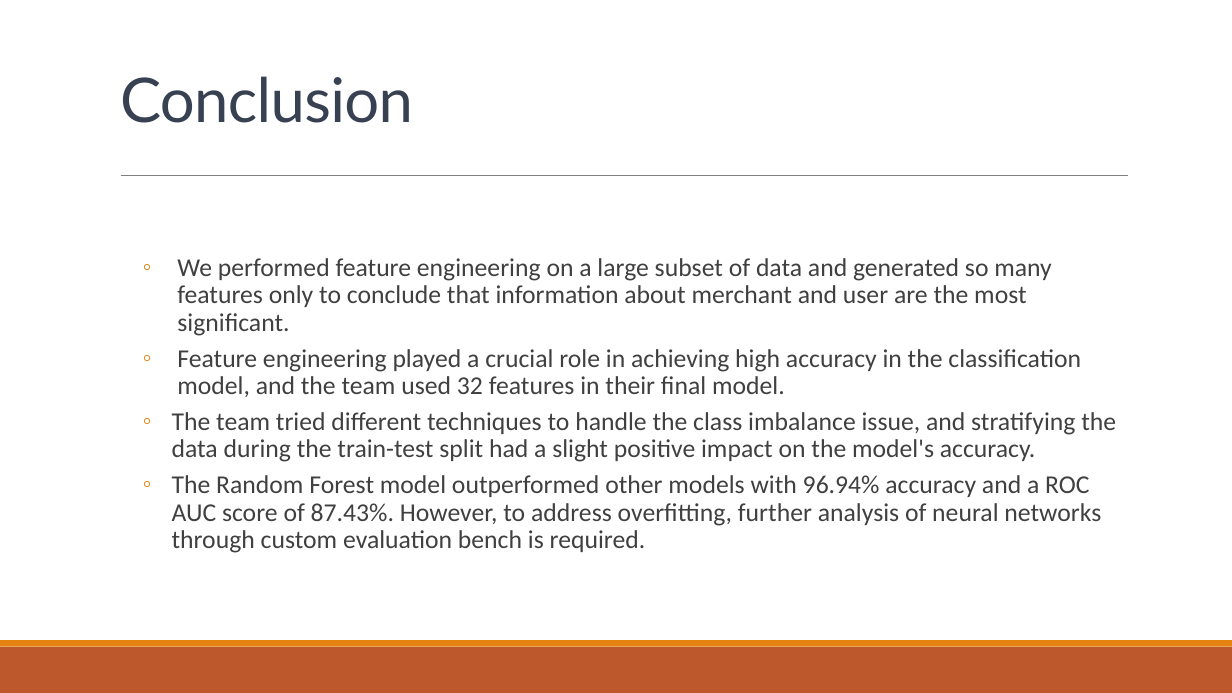
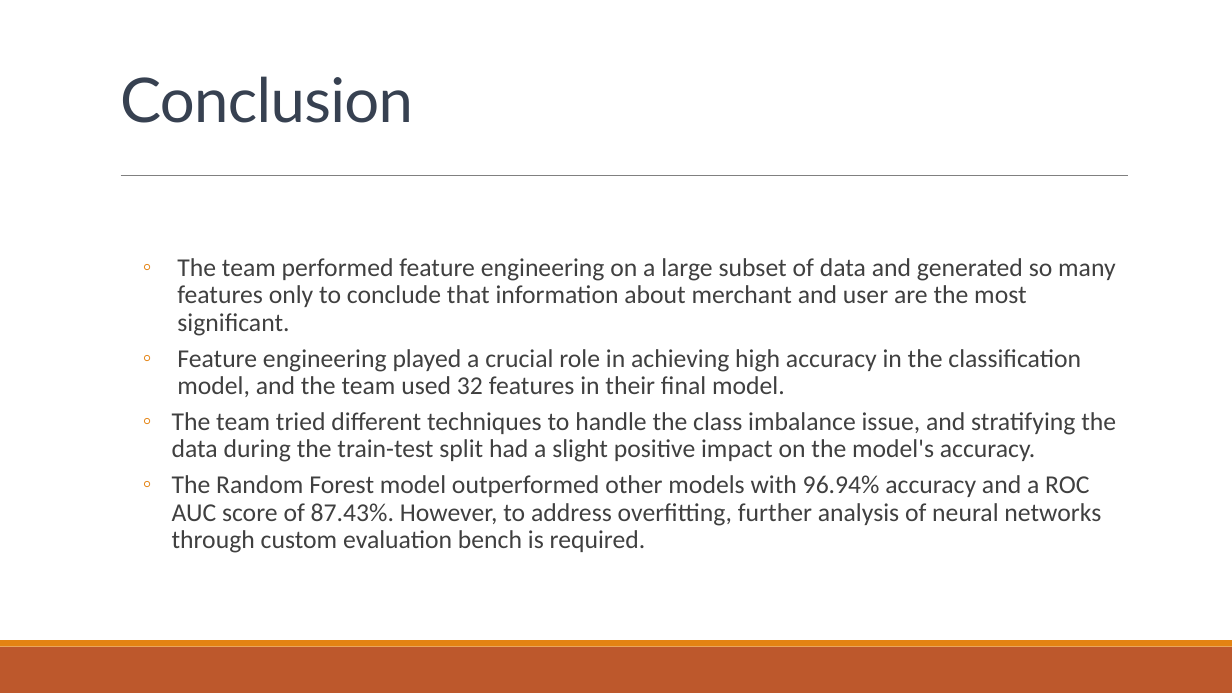
Before and after one commit to satyam04sharma/CECS550_FinalProject, a slide deck: slide 21 of Presentation_deck_1.0.pptx. Drawn at 1232x693 pixels with LibreOffice and Linux fonts; fonts in the diff are those of the drawing. Boxes give left, top, right and bottom in pixels: in the first picture for what was removed or moved away, otherwise in the second. Text is boxed around its words. In the diff, an @@ line names an element or a change of style, - is before the commit and + after.

Commit message:
Update presentation

```diff
--- a/Presentation_deck_1.0.pptx
+++ b/Presentation_deck_1.0.pptx
@@ text at bbox=[177, 258, 1115, 336]: text changed @@
-  ◦ We performed feature engineering on a large subset of data and generated so many features only to conclude that information about merchant and user are the most significant.
+  ◦ The team performed feature engineering on a large subset of data and generated so many features only to conclude that information about merchant and user are the most significant.
```
